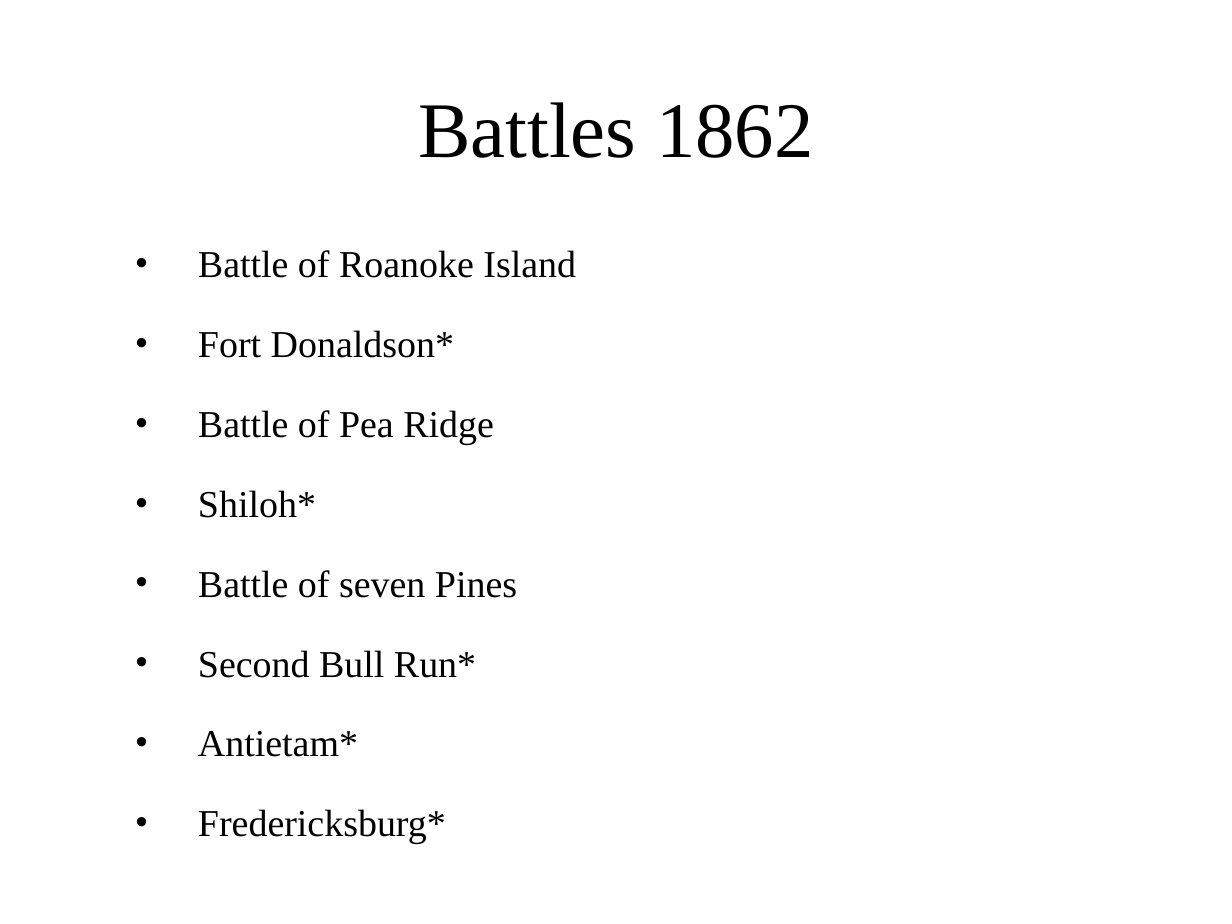
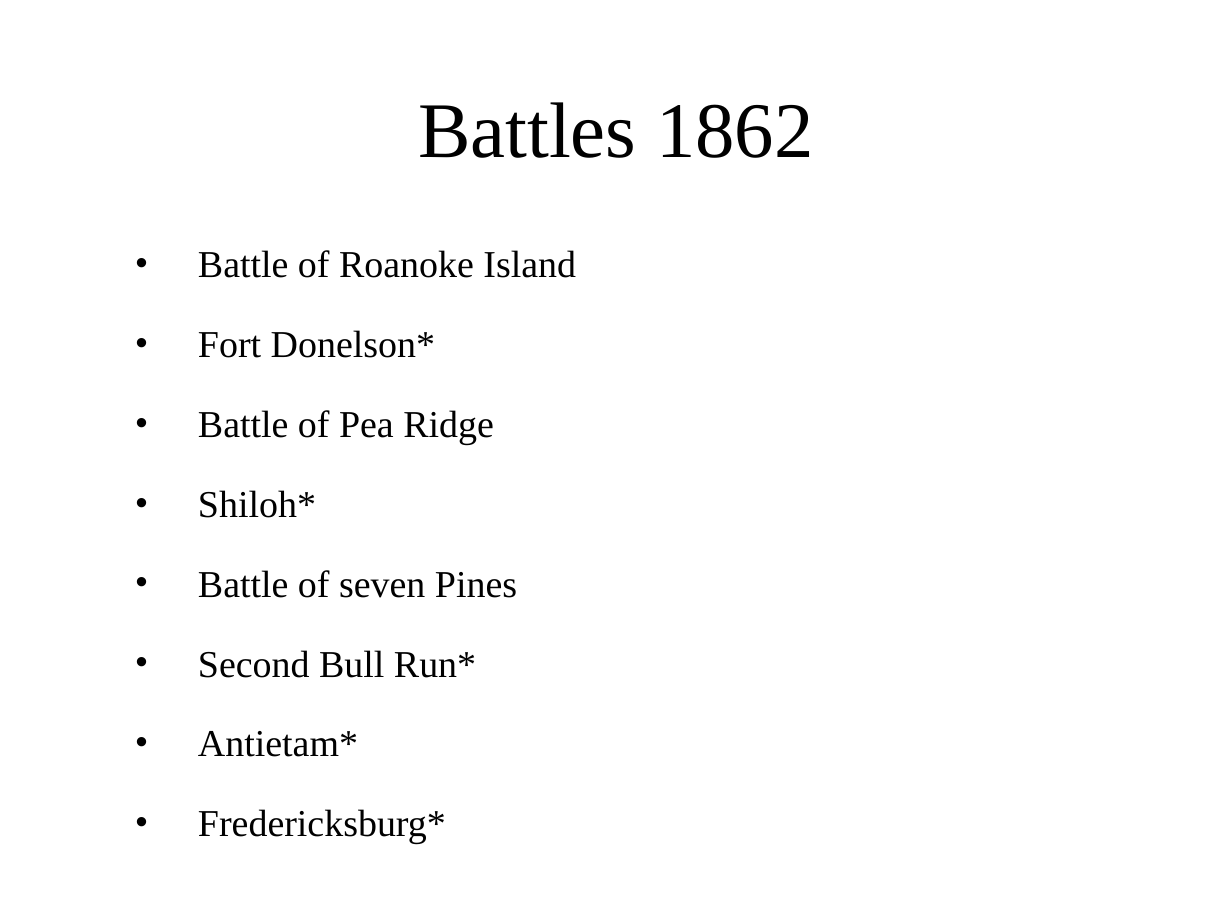
Before and after one commit to ngb3748/SS-Archive-proj, a slide deck: slide 8 of Archive project.pptx (slide 7 before the commit). Drawn at 1232x924 pixels with LibreOffice and Linux fonts; fonts in the diff are those of the drawing; background and template pictures are left out. Boxes give left, top, right and bottom in pixels: in the first picture for what was removed or moved away, otherwise in the second. Text is boxed around its words. In the diff, an @@ line names an element or a change of style, - is before the commit and + after.

```diff
--- a/Archive project.pptx
+++ b/Archive project.pptx
@@ text at [198, 330, 435, 358]: text changed @@
-• Fort Donaldson*
+• Fort Donelson*
```
Also in this commit, not shown: 7 other slides changed, 5 slides added, 1 slide removed.
